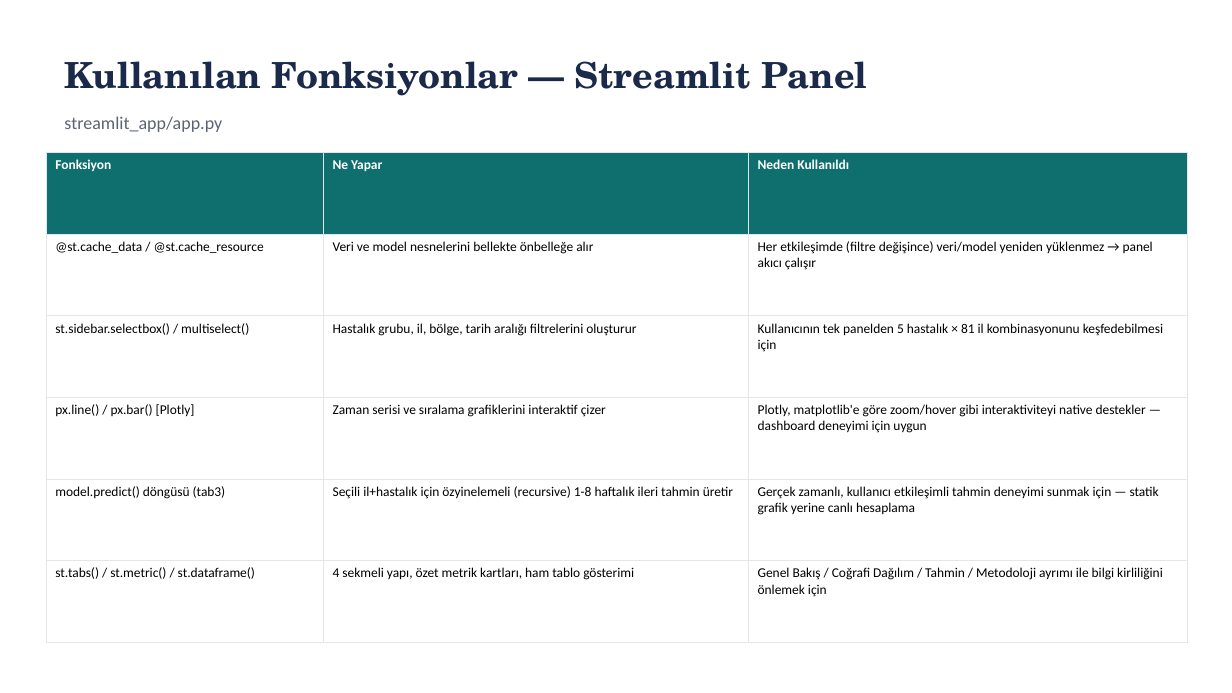
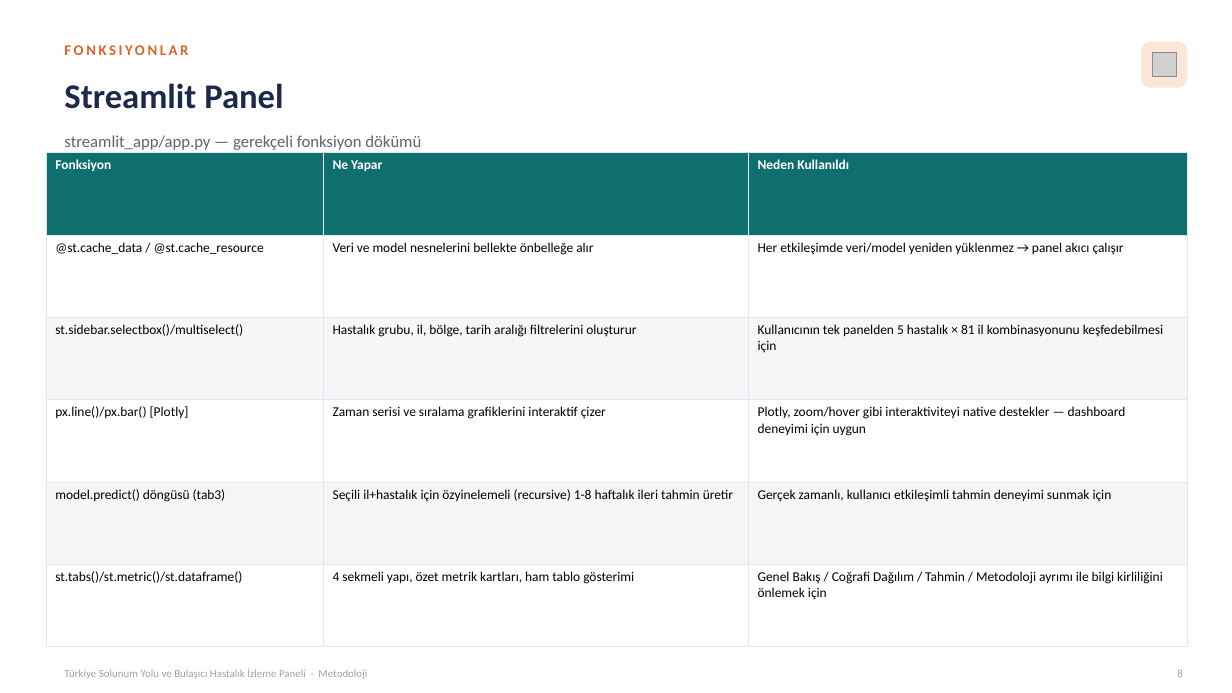
Before and after one commit to ozansarisoy/BreathCast-Turkiye, a slide deck: slide 8 of reports/turkiye_solunum_metodoloji.pptx (slide 7 before the commit). Drawn at 1232x693 pixels with LibreOffice and Linux fonts; fonts in the diff are those of the drawing; grey boxes stand for pictures. Boxes give left, top, right and bottom in pixels: in the first picture for what was removed or moved away, otherwise in the second. Text is boxed around its words. In the diff, an @@ line names an element or a change of style, - is before the commit and + after.

```diff
--- a/reports/turkiye_solunum_metodoloji.pptx
+++ b/reports/turkiye_solunum_metodoloji.pptx
@@ text added at [64,45,188,55], 11.5 pt, text #D9642C, bold @@
+FONKSIYONLAR
@@ rounded rectangle added at [1141,42,1188,88], fill #FBE7DA @@
@@ picture added at [1153,53,1177,77] @@
@@ text at [64,83,283,109]: text changed; size 28 to 27 pt; font TeX Gyre Schola to Calibri @@
-Kullanılan Fonksiyonlar — Streamlit Panel
+Streamlit Panel
@@ text at [64,135,421,150]: text changed; size 14 to 13 pt @@
-streamlit_app/app.py
+streamlit_app/app.py — gerekçeli fonksiyon dökümü
@@ table at [46,152,1188,647] @@
-row 2, column 3: Her etkileşimde (filtre değişince) veri/model yeniden yüklenmez → panel akıcı çalışır
+row 2, column 3: Her etkileşimde veri/model yeniden yüklenmez → panel akıcı çalışır
-row 3, column 1: st.sidebar.selectbox() / multiselect()
+row 3, column 1: st.sidebar.selectbox()/multiselect()
-row 4, column 1: px.line() / px.bar() [Plotly]
+row 4, column 1: px.line()/px.bar() [Plotly]
-row 4, column 3: Plotly, matplotlib'e göre zoom/hover gibi interaktiviteyi native destekler — dashboard deneyimi için uygun
+row 4, column 3: Plotly, zoom/hover gibi interaktiviteyi native destekler — dashboard deneyimi için uygun
-row 5, column 3: Gerçek zamanlı, kullanıcı etkileşimli tahmin deneyimi sunmak için — statik grafik yerine canlı hesaplama
+row 5, column 3: Gerçek zamanlı, kullanıcı etkileşimli tahmin deneyimi sunmak için
-row 6, column 1: st.tabs() / st.metric() / st.dataframe()
+row 6, column 1: st.tabs()/st.metric()/st.dataframe()
@@ fill none to #FFFFFF in 9 cells @@
@@ fill none to #F4F6F8 in 6 cells @@
@@ text added at [64,669,367,679], 8.5 pt, text #9AA3AF @@
+Türkiye Solunum Yolu ve Bulaşıcı Hastalık İzleme Paneli · Metodoloji
@@ text added at [1177,670,1183,677], 8.5 pt, text #9AA3AF @@
+8
```
Also in this commit, not shown: 7 other slides changed, 2 slides added, 9 other files.
